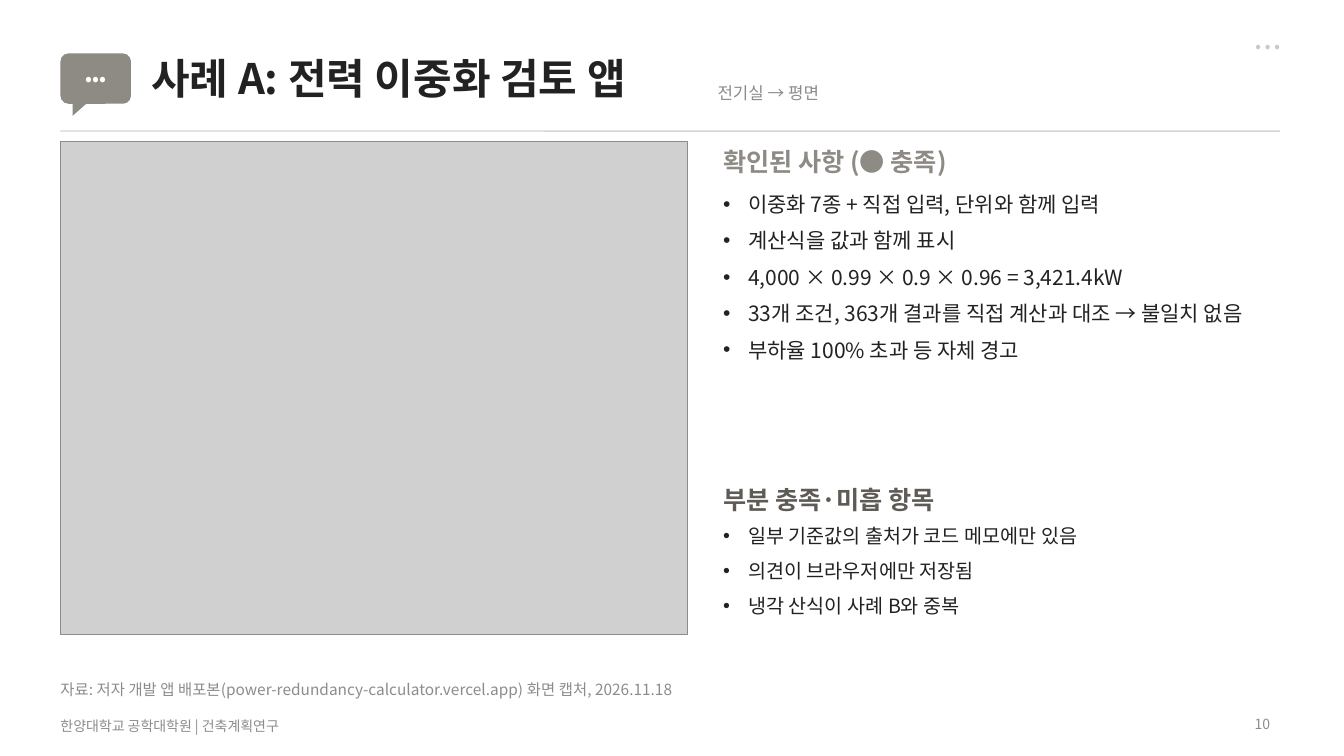
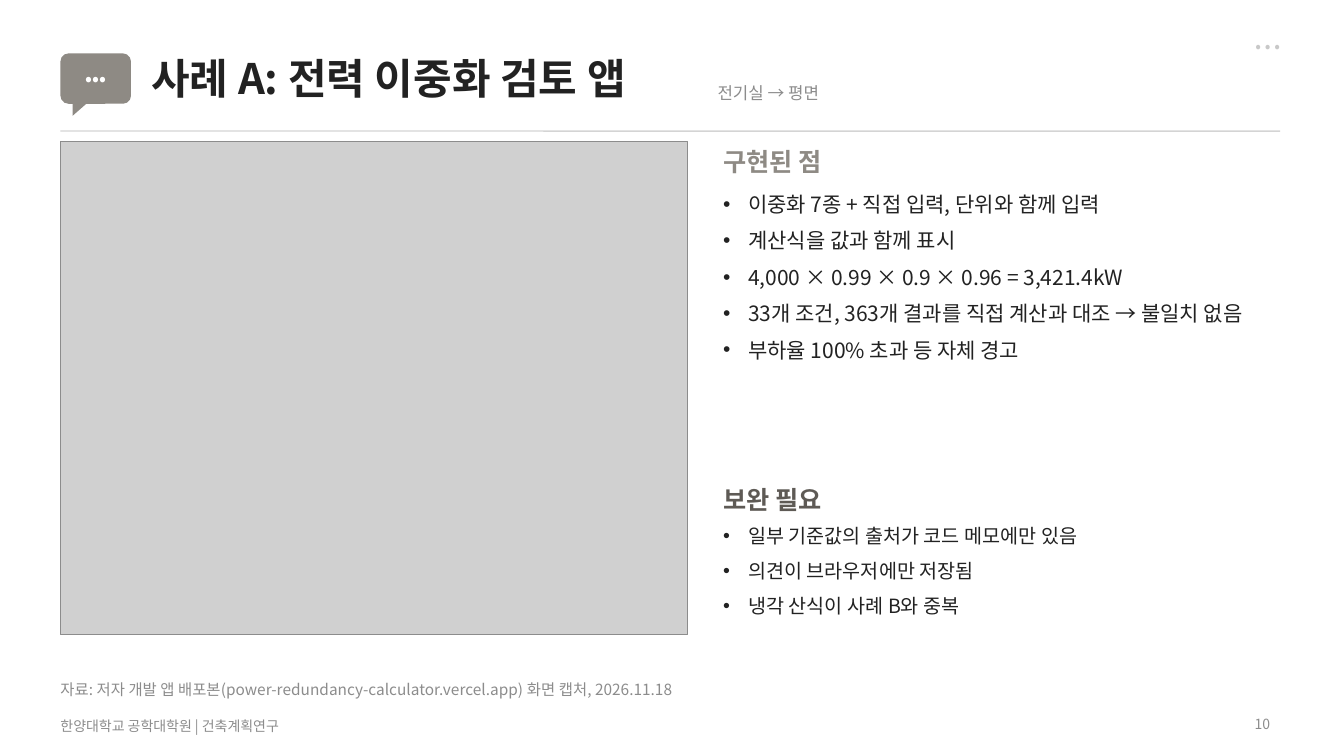
Before and after one commit to sangchuls/pango-gmp, a slide deck: slide 10 of research/final/발표자료_최종.pptx. Drawn at 1344x756 pixels with LibreOffice and Linux fonts; fonts in the diff are those of the drawing; grey boxes stand for pictures. Boxes give left, top, right and bottom in pixels: in the first picture for what was removed or moved away, otherwise in the second. Text is boxed around its words. In the diff, an @@ line names an element or a change of style, - is before the commit and + after.

```diff
--- a/research/final/발표자료_최종.pptx
+++ b/research/final/발표자료_최종.pptx
@@ text at (723, 150, 821, 173): text changed @@
-확인된 사항 (● 충족)
+구현된 점
@@ text at (723, 488, 821, 511): text changed @@
-부분 충족·미흡 항목
+보완 필요
```
Also in this commit, not shown: 2 other slides changed, 4 other files.
